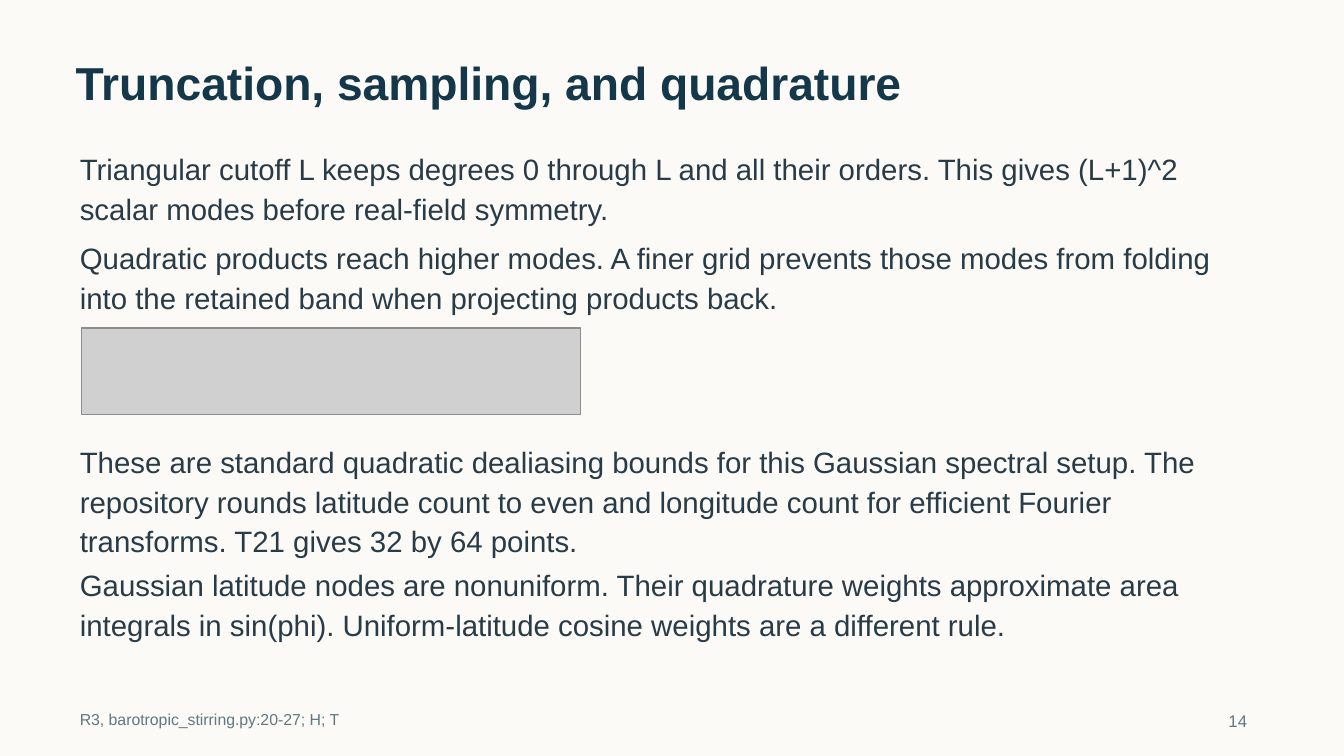
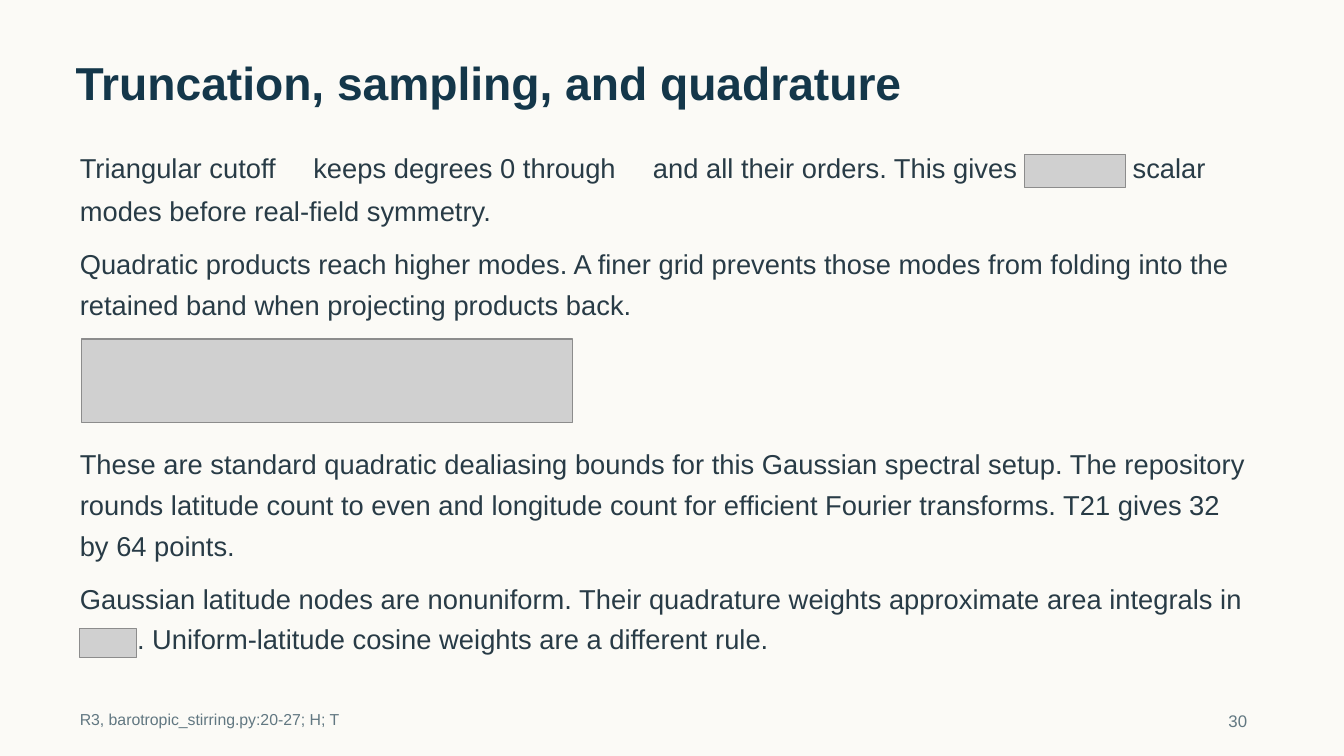
Before and after one commit to tglanz/climatology, a slide deck: slide 30 of presentations/bve-harmonics-sfno/bve-harmonics-sfno.pptx (slide 14 before the commit). Drawn at 1344x756 pixels with LibreOffice and Linux fonts; fonts in the diff are those of the drawing; grey boxes stand for pictures; background and template pictures are left out. Boxes give left, top, right and bottom in pixels: in the first picture for what was removed or moved away, otherwise in the second. Text is boxed around its words. In the diff, an @@ line names an element or a change of style, - is before the commit and + after.

Commit message:
Improve BVE lecture with formal SHT and Gaussian quadrature chapter

```diff
--- a/presentations/bve-harmonics-sfno/bve-harmonics-sfno.pptx
+++ b/presentations/bve-harmonics-sfno/bve-harmonics-sfno.pptx
@@ text removed at (80, 158, 1178, 226) @@
-Triangular cutoff L keeps degrees 0 through L and all their orders. This gives (L+1)^2 scalar modes before real-field symmetry.
@@ text added at (80, 158, 275, 183), 19.5 pt, text #283B46 @@
+Triangular cutoff
@@ text added at (313, 158, 616, 183), 19.5 pt, text #283B46 @@
+keeps degrees 0 through
@@ text added at (653, 158, 1017, 183), 19.5 pt, text #283B46 @@
+and all their orders. This gives
@@ picture added at (1025, 154, 1125, 188) @@
@@ text added at (1133, 158, 1206, 179), 19.5 pt, text #283B46 @@
+scalar
@@ text added at (80, 201, 491, 226), 19.5 pt, text #283B46 @@
+modes before real-field symmetry.
@@ text at (80, 254, 1228, 279): text changed; size 21 to 19.5 pt @@
-Quadratic products reach higher modes. A finer grid prevents those modes from folding into the retained band when projecting products back.
+Quadratic products reach higher modes. A finer grid prevents those modes from folding into the
@@ text added at (80, 295, 631, 320), 19.5 pt, text #283B46 @@
+retained band when projecting products back.
@@ picture: place and size @@
-picture at (82, 328, 581, 413)
+picture at (82, 339, 573, 422)
@@ text added at (80, 454, 1244, 479), 19.5 pt, text #283B46 @@
+These are standard quadratic dealiasing bounds for this Gaussian spectral setup. The repository
@@ text at (80, 495, 1219, 520): text changed; size 21 to 19.5 pt @@
-These are standard quadratic dealiasing bounds for this Gaussian spectral setup. The repository rounds latitude count to even and longitude count for efficient Fourier transforms. T21 gives 32 by 64 points.
+rounds latitude count to even and longitude count for efficient Fourier transforms. T21 gives 32
@@ text added at (80, 536, 235, 560), 19.5 pt, text #283B46 @@
+by 64 points.
@@ text at (80, 589, 1241, 614): text changed; size 21 to 19.5 pt @@
-Gaussian latitude nodes are nonuniform. Their quadrature weights approximate area integrals in sin(phi). Uniform-latitude cosine weights are a different rule.
+Gaussian latitude nodes are nonuniform. Their quadrature weights approximate area integrals in
@@ picture added at (80, 629, 137, 658) @@
@@ text added at (152, 629, 768, 654), 19.5 pt, text #283B46 @@
+. Uniform-latitude cosine weights are a different rule.
@@ text at (1228, 715, 1247, 727): text changed @@
-14
+30
```
Also in this commit, not shown: 28 other slides changed, 19 slides added, 1 slide removed, 4 other files.
